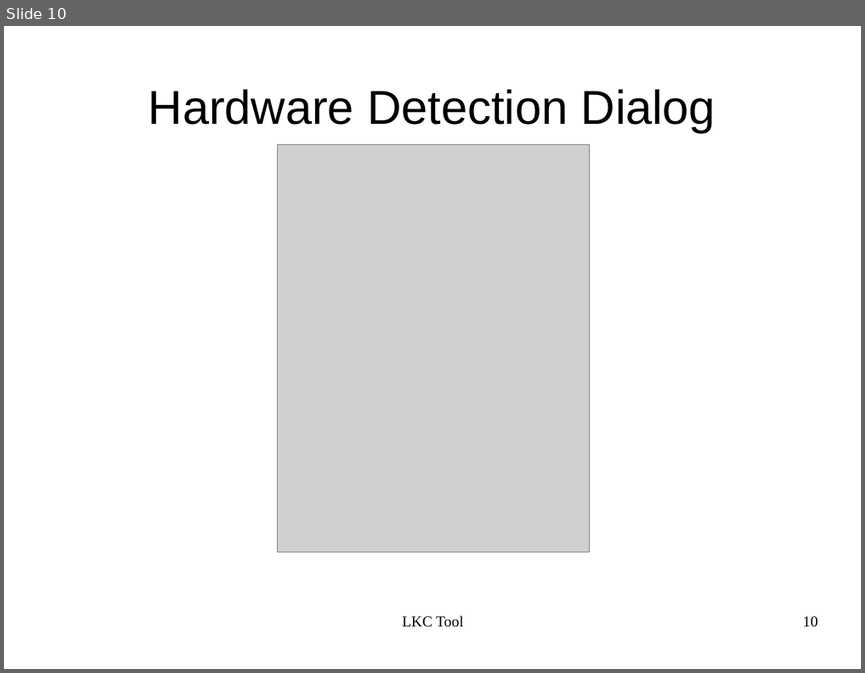
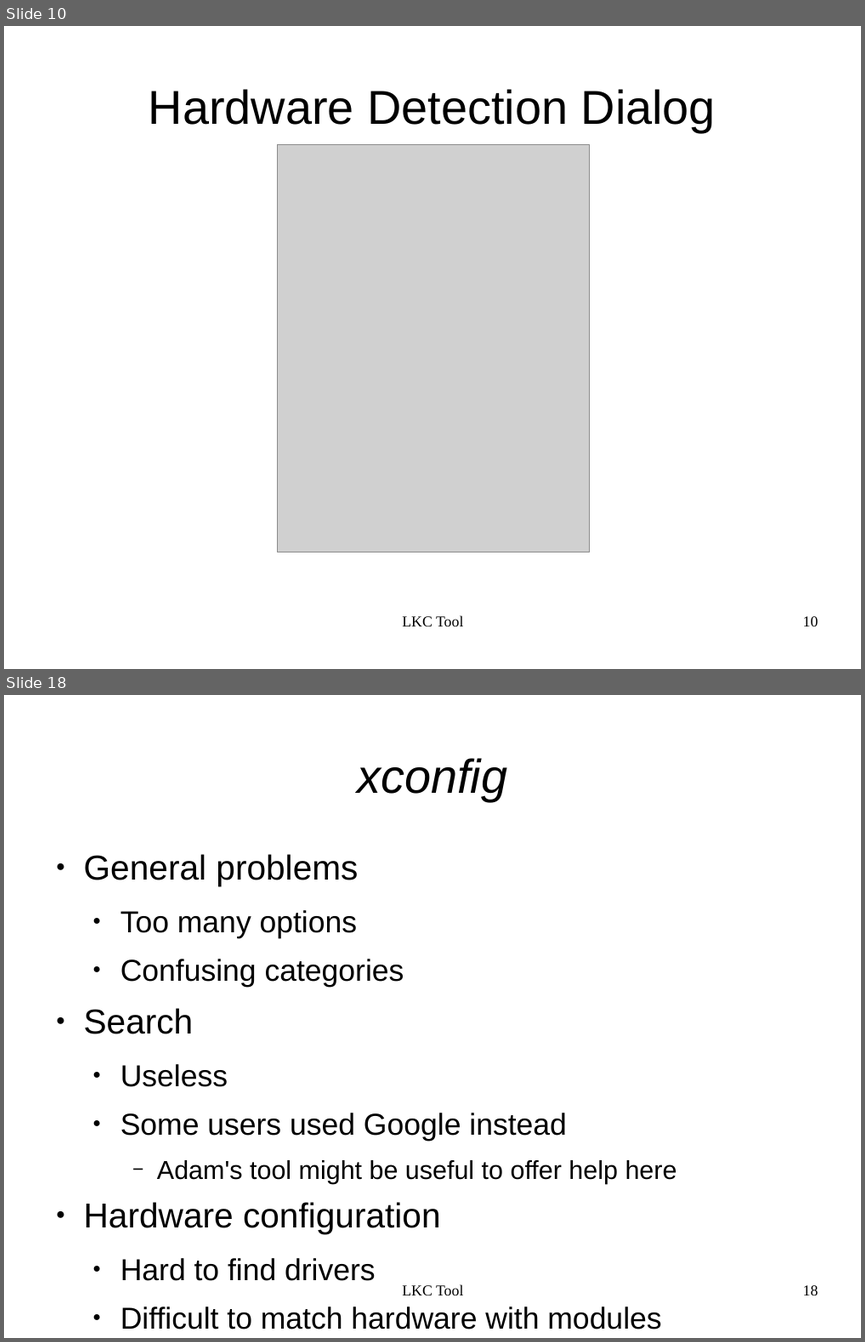
Before and after one commit to kbak/lkc, a slide deck: presentation/lkc.odp. Shown one above the other, each under a label of ours: slide 10 before the commit, slides 10 and 18 after it; the slides between them are not shown. The pictures are 865x673 and 865x1342 pixels, drawn with LibreOffice and Linux fonts; fonts in the diff are those of the drawing; grey boxes stand for pictures. Boxes give left, top, right and bottom in pixels: in the first picture for what was removed or moved away, otherwise in the second. Text is boxed around its words. In the diff, an @@ line names an element or a change of style, - is before the commit and + after.

```diff
--- a/presentation/lkc.odp
+++ b/presentation/lkc.odp
@@ slide 18 added at [4,695,861,1338], background #FFFFFF @@
@@ title added at [357,758,507,801], 44 pt, text #000000, italic @@
+xconfig
@@ text added at [84,854,677,1329], 28 pt, text #000000 @@
+● General problems
+  ● Too many options
+  ● Confusing categories
+● Search
+  ● Useless
+  ● Some users used Google instead
+    − Adam's tool might be useful to offer help here
+● Hardware configuration
+  ● Hard to find drivers
+  ● Difficult to match hardware with modules
@@ text added at [402,1284,463,1295], 14 pt, text #000000 @@
+LKC Tool
@@ page number added at [803,1285,818,1295], 14 pt, text #000000 @@
+18
```
Also in this commit, not shown: 16 slides changed, 2 other slides added.
